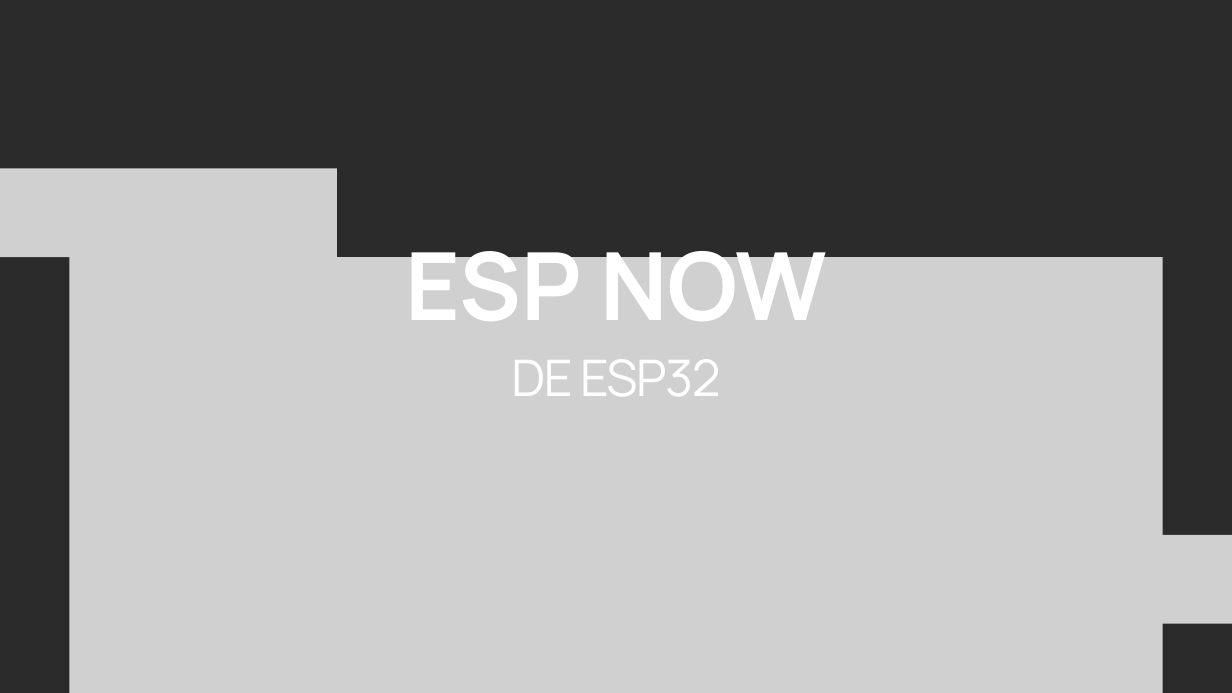
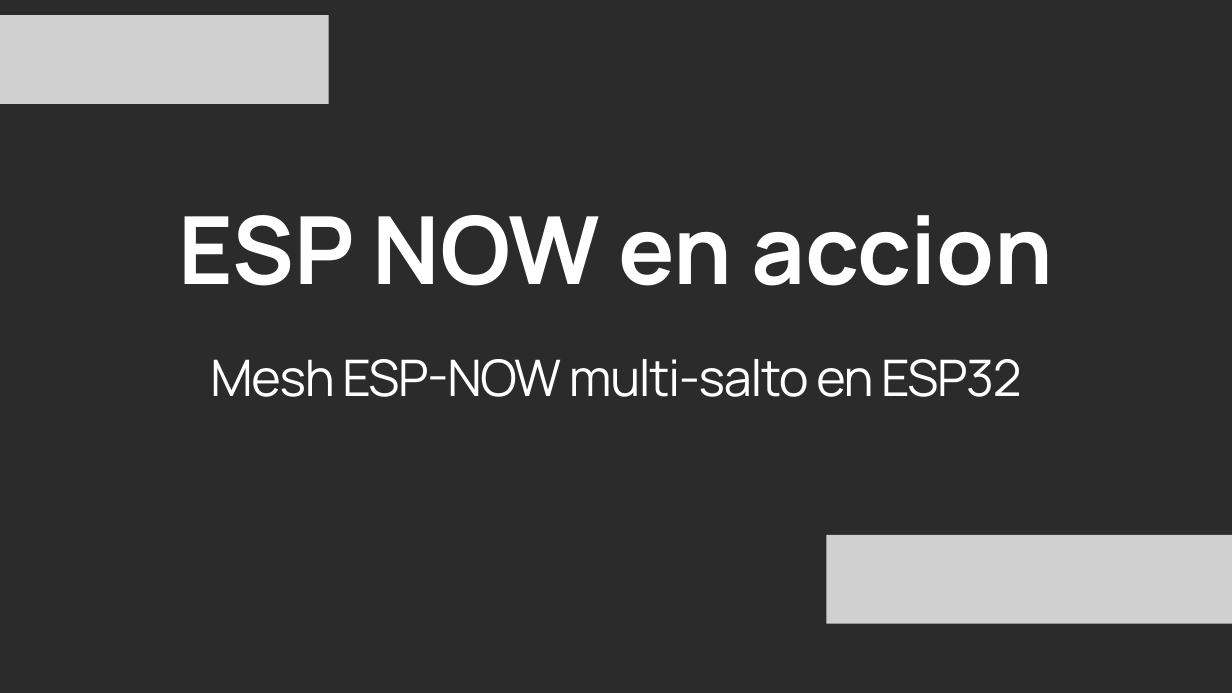
Before and after one commit to PabloJLM/ESPNOW-en-accion, a slide deck: slide 1 of Presentacion ESP NOW.pptx. Drawn at 1232x693 pixels with LibreOffice and Linux fonts; fonts in the diff are those of the drawing; grey boxes stand for pictures; background and template pictures are left out; a plain dark background stands for a picture behind light text. Boxes give left, top, right and bottom in pixels: in the first picture for what was removed or moved away, otherwise in the second. Text is boxed around its words. In the diff, an @@ line names an element or a change of style, - is before the commit and + after.

```diff
--- a/Presentacion ESP NOW.pptx
+++ b/Presentacion ESP NOW.pptx
@@ picture added at (0,15,328,104) @@
@@ picture removed at (0,168,337,257) @@
@@ text at (178,215,1053,286): text changed @@
-ESP NOW
+ESP NOW en accion
@@ picture removed at (69,257,1162,693) @@
@@ text at (210,359,1021,397): text changed @@
-DE ESP32
+Mesh ESP-NOW multi-salto en ESP32
```
Also in this commit, not shown: 12 other slides changed, 5 slides added, 4 slides removed, 1 other file.
